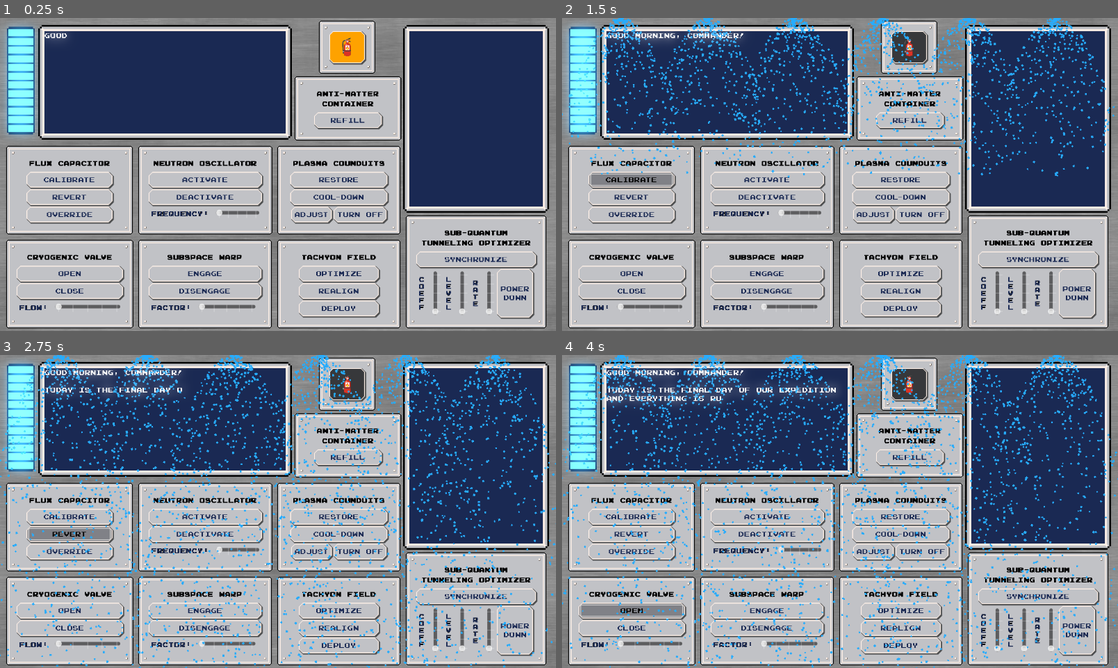
Above: before the commit, frames 1-4 (two rows, left to right).
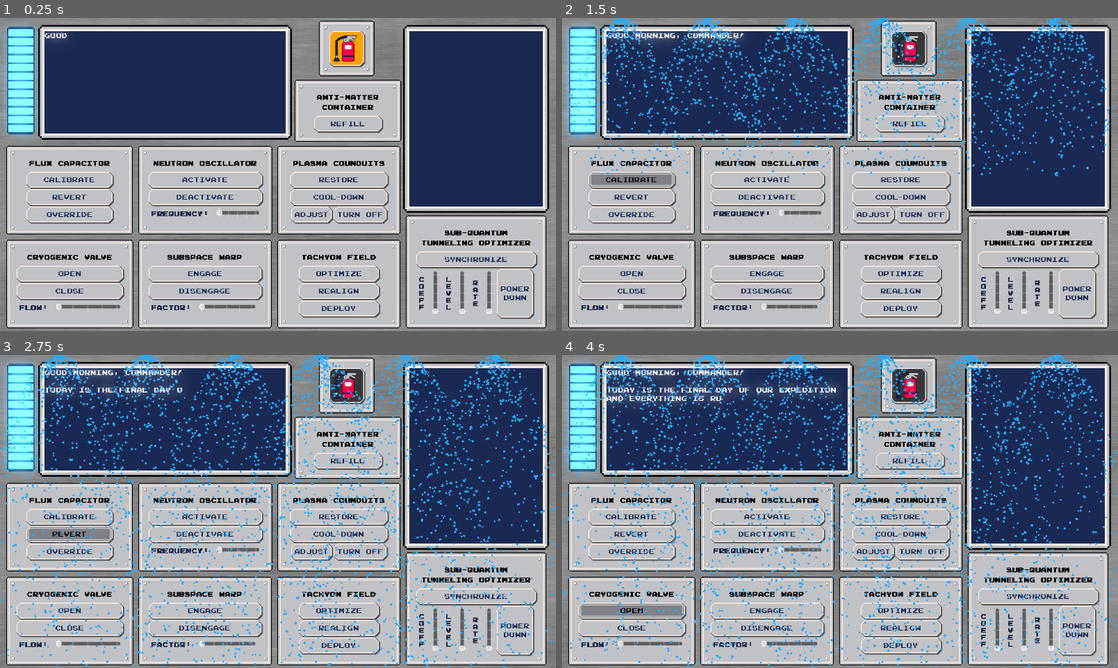
Above: after the commit, the same moments.

Repository: MarcosPRus/gamejambrackeys2025.1
Game: Godot game, scene res://Objects/Main/main.tscn
The game is run twice, just before and just after one commit, with the same random seed, the same clock (stepped at 60 frames per second) and the same inputs.
Inputs (mouse positions are in pixels of both pictures, inside the frame that each line leads up to; where the layout moved, square brackets give the same spot in the first picture):
- Up to frame 1 (0.25 s): no input
- Up to frame 2 (1.5 s): click (906, 49) [906, 46] at 0.5 s; click "Calibrate" at 1.25 s
- Up to frame 3 (2.75 s): click "Revert" at 2 s
- Up to frame 4 (4 s): click "Override" at 2.75 s; click "Open" at 3.5 s

The runs differ from the first frame. In frame 1, 1.9% of the frame differs, in the area x 53-73%, y 0-40%; in frame 2, 1.8%; in frame 3, 1.8%; in frame 4, 1.8%.

Commit message:
finishing almost there

Diff:
--- a/Objects/CrisisHandler/crisis_handler.gd
+++ b/Objects/CrisisHandler/crisis_handler.gd
@@ -8,8 +8,8 @@
 @onready var SprinklerSystem = $SprinklerSystem
 @onready var RedLights = $RedLight/AnimationPlayer
 
-var fire_chance: float = 0.001
-var panel_drop_chance: float = 0.001
+var fire_chance: float = 0.0025
+var panel_drop_chance: float = 0.0025
 
 
 func _process(delta: float) -> void:
@@ -21,7 +21,7 @@
 		shake_camera()
 		create_fires()
 		drop_panels()
-		Global.ship_integrity -= delta
+		Global.ship_integrity -= delta/3
 	else:
 		AlarmSoundPlayer.stop()
 		RedLights.stop()
--- a/Objects/GUI/GUI.tscn
+++ b/Objects/GUI/GUI.tscn
@@ -1,12 +1,13 @@
-[gd_scene load_steps=10 format=3 uid="uid://b0hnyjlv8t2ki"]
+[gd_scene load_steps=11 format=3 uid="uid://b0hnyjlv8t2ki"]
 
 [ext_resource type="Script" path="res://Objects/GUI/gui.gd" id="1_gqfuo"]
 [ext_resource type="PackedScene" uid="uid://cnk3xv6fvtx5t" path="res://Objects/Console/console.tscn" id="2_qcdrg"]
 [ext_resource type="Script" path="res://Objects/GUI/GUI_panel.gd" id="3_ixn6v"]
 [ext_resource type="Texture2D" uid="uid://uyipdsugflsm" path="res://Assets/Sprites/GUI Elements/ProgressBar/Under.png" id="4_jagda"]
+[ext_resource type="Texture2D" uid="uid://boi8i6yrnk0qx" path="res://Assets/Sprites/GUI Elements/FIREEXTINGUISHER.png" id="4_v5sb3"]
 [ext_resource type="Texture2D" uid="uid://he51s5s6sicu" path="res://Assets/Sprites/GUI Elements/ProgressBar/Progress.png" id="5_wabh2"]
 [ext_resource type="Texture2D" uid="uid://7oe48uy43yie" path="res://Assets/Sprites/GUI Elements/Screen_Texture.png" id="6_2t3lh"]
-[ext_resource type="AudioStream" uid="uid://daho87cc21plc" path="res://Assets/Sounds/Key Type 2.wav" id="7_cwy3e"]
+[ext_resource type="AudioStream" uid="uid://c35iejccatp84" path="res://Assets/Sounds/mixkit-confirmation-tone-2867.wav" id="7_5jdjp"]
 
 [sub_resource type="StyleBoxFlat" id="StyleBoxFlat_ss7xu"]
 bg_color = Color(1, 0.639216, 0, 1)
@@ -49,8 +50,8 @@
 layout_mode = 0
 offset_left = 744.0
 offset_top = 16.0
-offset_right = 854.0
-offset_bottom = 118.0
+offset_right = 852.0
+offset_bottom = 124.0
 script = ExtResource("3_ixn6v")
 
 [node name="VBoxContainer" type="VBoxContainer" parent="SprinklersButton"]
@@ -62,7 +63,7 @@
 theme_override_font_sizes/font_size = 48
 theme_override_styles/normal = SubResource("StyleBoxFlat_ss7xu")
 toggle_mode = true
-text = "🧯"
+icon = ExtResource("4_v5sb3")
 
 [node name="FluxCapacitor" type="PanelContainer" parent="." groups=["breakable_panels"]]
 layout_mode = 0
@@ -331,9 +332,9 @@
 [node name="AntimatterContainer" type="PanelContainer" parent="." groups=["breakable_panels"]]
 layout_mode = 0
 offset_left = 688.0
-offset_top = 144.0
+offset_top = 152.0
 offset_right = 914.0
-offset_bottom = 272.0
+offset_bottom = 275.0
 script = ExtResource("3_ixn6v")
 
 [node name="VBoxContainer" type="VBoxContainer" parent="AntimatterContainer"]
@@ -432,7 +433,7 @@
 bbcode_enabled = true
 
 [node name="AudioStreamPlayer" type="AudioStreamPlayer" parent="."]
-stream = ExtResource("7_cwy3e")
+stream = ExtResource("7_5jdjp")
 volume_db = -7.0
 
 [connection signal="toggled" from="SprinklersButton/VBoxContainer/CheckButton" to="." method="_on_check_button_toggled"]
Not shown, added: Assets/Sounds/mixkit-confirmation-tone-2867.wav.import
Binary file added: Assets/Sprites/GUI Elements/FIREEXTINGUISHER.png
Not shown, added: Assets/Sprites/GUI Elements/FIREEXTINGUISHER.png.import
Not shown, added: Assets/Sounds/mixkit-confirmation-tone-2867.wav
